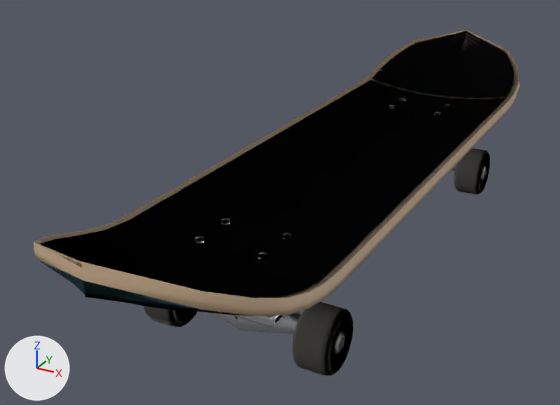
The glTF model assets/generated/authored/raw/hero-board.lod1.glb: old version first, new version second.
The view is the same before and after, from a 50 mm lens placed at (0.304, -0.705, 0.293), pointed at (-0.059, -0.046, -0.036). The axes (+X, +Y, +Z) are drawn at lower left. The lights are the same throughout. The first picture is the older version. Where no turn or scale is listed for an object, it has been applied to the vertices. Vertices at exactly the same position are counted once.

The first picture shows 'Deck', 'GripTape', 'Hardware_Bolts', 'Truck_F', 'Wheel_FL', 'Wheel_FR', 'Wheel_RR'.
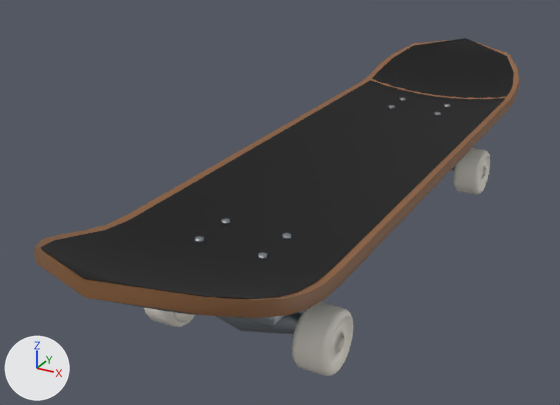
Location of each change, [x1, y1, x2, y2] in pixels of the pictures (560 x 405 px; the box of a moved part takes in the faces that stretch with it):
'GripTape', recoloured, reshaped (dark grey to black)
    before: [41, 31, 514, 298]
    after: [41, 38, 514, 299]
'Deck', recoloured, reshaped
    before: [34, 30, 520, 316]
    after: [34, 40, 520, 318]
'Truck_F', recoloured (light grey to grey)
    both: [215, 312, 302, 334]
'Hardware_Bolts', recoloured
    both: [195, 98, 450, 259]
part 1 of me_deck, moved or reshaped
    before: [380, 30, 519, 81]
    after: [380, 40, 519, 82]
part 2 of me_deck, moved or reshaped
    before: [34, 234, 290, 316]
    after: [34, 234, 290, 318]
part 3 of me_griptape, moved or reshaped
    before: [381, 31, 514, 86]
    after: [380, 38, 514, 86]
part 4 of me_griptape, moved or reshaped
    before: [41, 236, 288, 298]
    after: [41, 236, 287, 299]

Edits to the bpy script that builds the scene:
```text
Change mat_deckwood:
    mat_deckwood.base_color: (0.62, 0.44, 0.28) -> (0.254, 0.114, 0.0452)  # beige #ceb190 -> brown #8a5f3c
Change mat_deckgraphic:
    mat_deckgraphic.base_color: (0.14, 0.34, 0.4) -> (0.0423, 0.107, 0.125)  # cyan #699eaa -> dark cyan #3a5c63
Change mat_grip:
    mat_grip.base_color: (0.03, 0.03, 0.035) -> (0.00478, 0.00478, 0.00518)  # dark grey #303035 -> black #0f0f10
Change mat_truckmetal:
    mat_truckmetal.base_color: (0.66, 0.68, 0.7) -> (0.323, 0.352, 0.381)  # light grey #d4d7da -> grey #9aa0a6
Change me_deck:
    used by ob_deck; location = (0.0, 0.0, 0.0)
    remove me_deck.from_pydata(...)  # 722 vertices, 1440 faces; spans x -0.101..0.101, y -0.4..0.4, z -0.007..0.073
    add me_deck.from_pydata(...)  # 702 vertices, 1400 faces; spans x -0.101..0.101, y -0.4..0.4, z -0.007..0.062
    me_deck part 1: 10 vertices moved from x -0.09..0.09, y 0.347, z 0.025..0.042 to x -0.09..0.09, y 0.347, z 0.024..0.041; 29 vertices removed from x -0.069..0.069, y 0.373..0.4, z 0.034..0.073; 19 vertices added at x -0.069..0.069, y 0.373..0.4, z 0.033..0.055
    me_deck part 2: 10 vertices moved from x -0.09..0.09, y -0.347, z 0.028..0.046 to x -0.09..0.09, y -0.347, z 0.028..0.044; 29 vertices removed from x -0.069..0.069, y -0.4..-0.373, z 0.036..0.073; 19 vertices added at x -0.069..0.069, y -0.4..-0.373, z 0.035..0.055
Change me_griptape:
    used by ob_griptape; location = (0.0, 0.0, 0.0)
    remove me_griptape.from_pydata(...)  # 235 vertices, 416 faces; spans x -0.093..0.093, y -0.4..0.4, z 0.007..0.072
    add me_griptape.from_pydata(...)  # 227 vertices, 400 faces; spans x -0.093..0.093, y -0.4..0.4, z 0.007..0.062
    me_griptape part 3: 4 vertices moved from x -0.086..0.086, y 0.338..0.369, z 0.037..0.045 to x -0.086..0.086, y 0.338..0.369, z 0.036..0.045; 8 vertices removed from x -0.067..0.067, y 0.369..0.4, z 0.049..0.072; 4 vertices added at x -0.067..0.067, y 0.369, z 0.047..0.05
    me_griptape part 4: 2 vertices moved from x -0.086..0.086, y -0.338, z 0.041 to x -0.086..0.086, y -0.338, z 0.04; 10 vertices removed from x -0.067..0.067, y -0.4..-0.369, z 0.048..0.072; 6 vertices added at x -0.067..0.067, y -0.369, z 0.047..0.053
```
